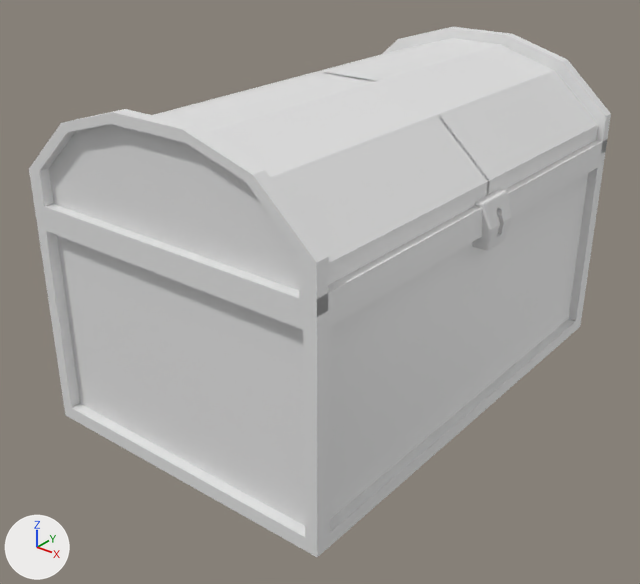
What one commit did to the Blender file obj_chest_normal_01.blend.
Both versions are drawn from a camera (50 mm lens) standing at (3.12, -4.17, 2.09) and looking at (-0.02, -0.25, -0.34). Lighting does not change. The marker at lower left points along +X, +Y and +Z. The picture after the commit comes second.

The first picture shows 'Chest', 'Chest_outer', 'Lid', 'Lid_outer', 'Lock'.
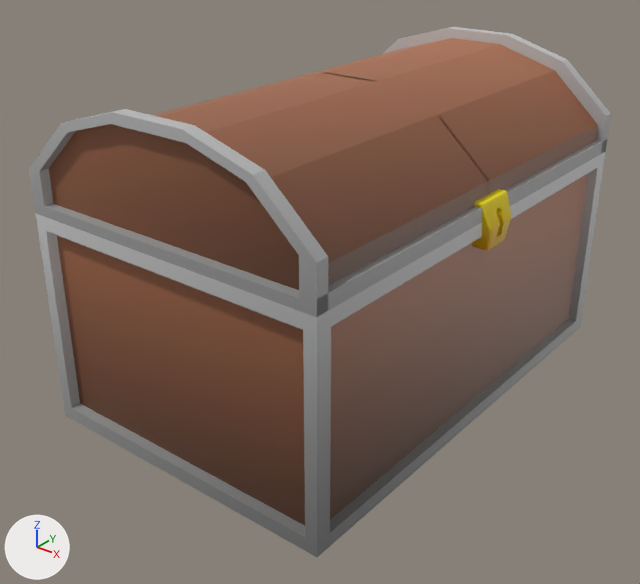
Where the change shows, as pixel boxes [x1, y1, x2, y2] in the pictures (640 x 584 px):
'Chest', recoloured, surface changed (white to brown)
    both: [57, 174, 588, 525]
'Lid', recoloured, surface changed (white to brown)
    both: [49, 38, 598, 290]
'Chest_outer', recoloured, surface changed
    both: [35, 152, 605, 557]
'Lid_outer', recoloured, surface changed
    both: [29, 27, 611, 317]
'Lock', recoloured (white to yellow)
    both: [472, 189, 511, 251]

What the commit changed:
Picture 'Color_palette.png' (img_color_palette_png) is new.
Material 'Material' (mat_material) is new.
Its texture is img_color_palette_png.
Material 'Material.003' (mat_material_003) is new.
Its texture is img_color_palette_png.
Material 'Material.002' (mat_material_002) is new.
Its texture is img_color_palette_png.
Material 'Material.004' (mat_material_004) is new.
Its texture is img_color_palette_png.
Material 'Material.001' (mat_material_001) is new.
Its texture is img_color_palette_png.
me_cube_001 has 126 vertices, 80 faces and spans x -0.94..0.94, y -0.96..0.96, z -0.92..0.25.
me_cube_001 is used by ob_chest; location (0.0, 0.0, 0.0); scale (1.0, 1.55, 1.0).
me_cube_001 part 1: texture (UV) coordinates of 80 of 80 faces, centred in x -0.94..0.94, y -0.96..0.96, z -0.92..-0.04, changed; they spanned u 0.0..0.54, v 0.0..0.88 and now span u 0.32..0.37, v 0.71..0.74.
me_cube_001 gains material mat_material_001 (picture img_color_palette_png).
me_cube_003 has 125 vertices, 80 faces and spans x -0.95..0.95, y -0.96..0.96, z 0.33..0.96.
me_cube_003 is used by ob_lid; location (0.0, 0.0, 0.0); scale (1.0, 1.55, 1.0).
me_cube_003 part 2: texture (UV) coordinates of 80 of 80 faces, centred in x -0.95..0.95, y -0.96..0.96, z 0.45..0.96, changed; they spanned u 0.0..0.75, v 0.0..0.88 and now span u 0.32..0.37, v 0.71..0.74.
me_cube_003 gains material mat_material_004 (picture img_color_palette_png).
me_cube_002 has 142 vertices, 105 faces and spans x 0.724..1.055, y -0.09..0.09, z 0.162..0.444.
me_cube_002 gains material mat_material_002 (picture img_color_palette_png).
me_cube_004 has 156 vertices, 116 faces and spans x -1.0..1.0, y -1.0..1.0, z 0.33..1.02.
me_cube_004 is used by ob_lid_outer; parent ob_lid; location (0.0, 0.0, 0.0); scale (1.0, 1.55, 1.0).
me_cube_004 part 3: texture (UV) coordinates of 116 of 116 faces, centred in x -1.0..1.0, y -1.0..1.0, z 0.33..1.02, changed; they spanned u 0.0..0.72, v 0.0..0.88 and now span u 0.19..0.25, v 0.96..0.97.
me_cube_004 gains material mat_material_003 (picture img_color_palette_png).
me_cube_005 has 200 vertices, 160 faces and spans x -1.0..1.0, y -1.0..1.0, z -1.0..0.33.
me_cube_005 is used by ob_chest_outer; parent ob_chest; location (0.0, 0.0, 0.0); scale (1.0, 1.55, 1.0).
me_cube_005 part 4: texture (UV) coordinates of 160 of 160 faces, centred in x -1.0..1.0, y -1.0..1.0, z -1.0..0.33, changed; they spanned u 0.25..0.54, v 0.62..0.87 and now span u 0.19..0.25, v 0.95..0.98.
me_cube_005 gains material mat_material (picture img_color_palette_png).
